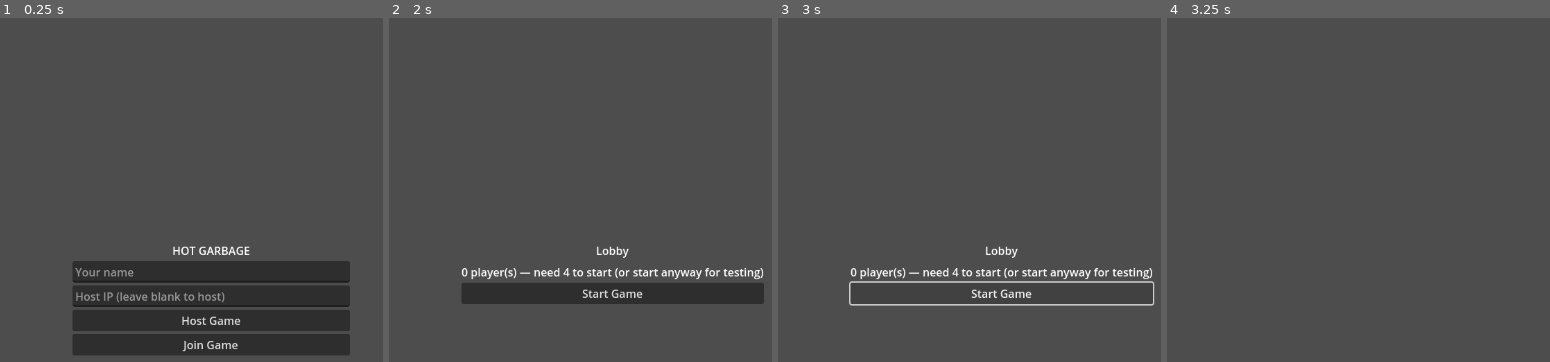
Above: before the commit, frames 1-4 (left to right).
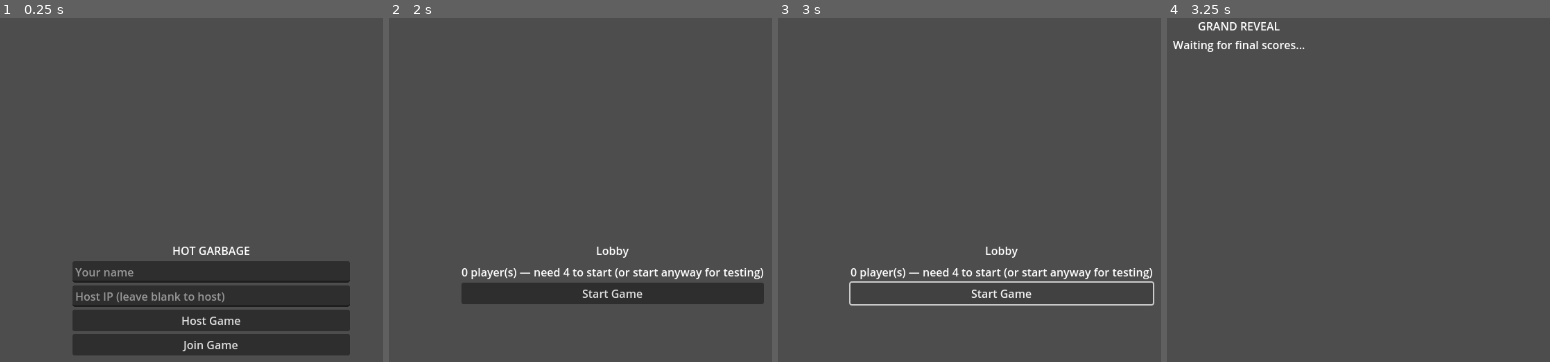
Above: after the commit, the same moments.

Repository: kevinBlum/hot-garbage
Game: Godot game, scene res://src/scenes/main_menu.tscn
Same seed, same stepped clock (60 frames per second), same inputs: the game is played once before the commit and once after it.
Inputs (mouse positions are in pixels of both pictures, inside the frame that each line leads up to):
- Up to frame 1 (0.25 s): no input
- Up to frame 2 (2 s): click (599, 272) at 0.52 s; type "Alex" at 0.6 s; click (599, 296) at 0.75 s; type "12" at 0.83 s; click "Host Game" at 1.25 s
- Up to frame 3 (3 s): click "Start Game" at 2 s; click "Start Game" at 2.75 s
- Up to frame 4 (3.25 s): no input

Frames 1-3 are identical in both runs. In frame 4, 0.7% of the frame differs, in the area x 1-37%, y 1-10%.
Error in both runs: Assertion failed: Failed to create server: 20 (res://src/network/network_manager.gd:21)

Commit message:
feat: final scores scene — ranked breakdown with set multipliers
Co-Authored-By: Claude Sonnet 4.6 <noreply@anthropic.com>

Diff:
--- a/hot-garbage-godot/src/scenes/final_scores.gd
+++ b/hot-garbage-godot/src/scenes/final_scores.gd
@@ -1,3 +1,62 @@
 extends Control
+
 func _ready() -> void:
-	pass
+	_build_ui()
+
+func _build_ui() -> void:
+	var scroll := ScrollContainer.new()
+	scroll.set_anchors_preset(Control.PRESET_FULL_RECT)
+	add_child(scroll)
+
+	var vbox := VBoxContainer.new()
+	vbox.name = "ScoreList"
+	vbox.size_flags_horizontal = Control.SIZE_EXPAND_FILL
+	scroll.add_child(vbox)
+
+	var title := Label.new()
+	title.text = "GRAND REVEAL"
+	title.horizontal_alignment = HORIZONTAL_ALIGNMENT_CENTER
+	vbox.add_child(title)
+
+	var waiting := Label.new()
+	waiting.name = "WaitingLabel"
+	waiting.text = "Waiting for final scores..."
+	waiting.horizontal_alignment = HORIZONTAL_ALIGNMENT_CENTER
+	vbox.add_child(waiting)
+
+func on_show_final_scores(ranking: Array) -> void:
+	var vbox: VBoxContainer = $ScrollContainer/ScoreList if has_node("ScrollContainer/ScoreList") else _find_vbox()
+	# Remove waiting label
+	for child in vbox.get_children():
+		if child.name == "WaitingLabel":
+			child.queue_free()
+
+	var medals := ["🏆", "2.", "3.", "4.", "5.", "6.", "7.", "8."]
+	for i in range(ranking.size()):
+		var p: Dictionary = ranking[i]
+		var medal: String = medals[i] if i < medals.size() else "%d." % (i + 1)
+
+		var player_vbox := VBoxContainer.new()
+		vbox.add_child(player_vbox)
+
+		var header := Label.new()
+		header.text = "%s %s — %d pts  (cash §%d)" % [medal, p.id, p.total, p.cash]
+		player_vbox.add_child(header)
+
+		for cat in p.breakdown:
+			var b: Dictionary = p.breakdown[cat]
+			var set_str := "  SET x%.1f" % b.multiplier if b.completed else ""
+			var line := Label.new()
+			line.text = "    %s: %d items, raw §%d → §%d%s" % [cat, b.count, b.raw, b.scored, set_str]
+			player_vbox.add_child(line)
+
+		var sep := HSeparator.new()
+		vbox.add_child(sep)
+
+func _find_vbox() -> VBoxContainer:
+	for child in get_children():
+		if child is ScrollContainer:
+			for grandchild in child.get_children():
+				if grandchild is VBoxContainer:
+					return grandchild
+	return VBoxContainer.new()
